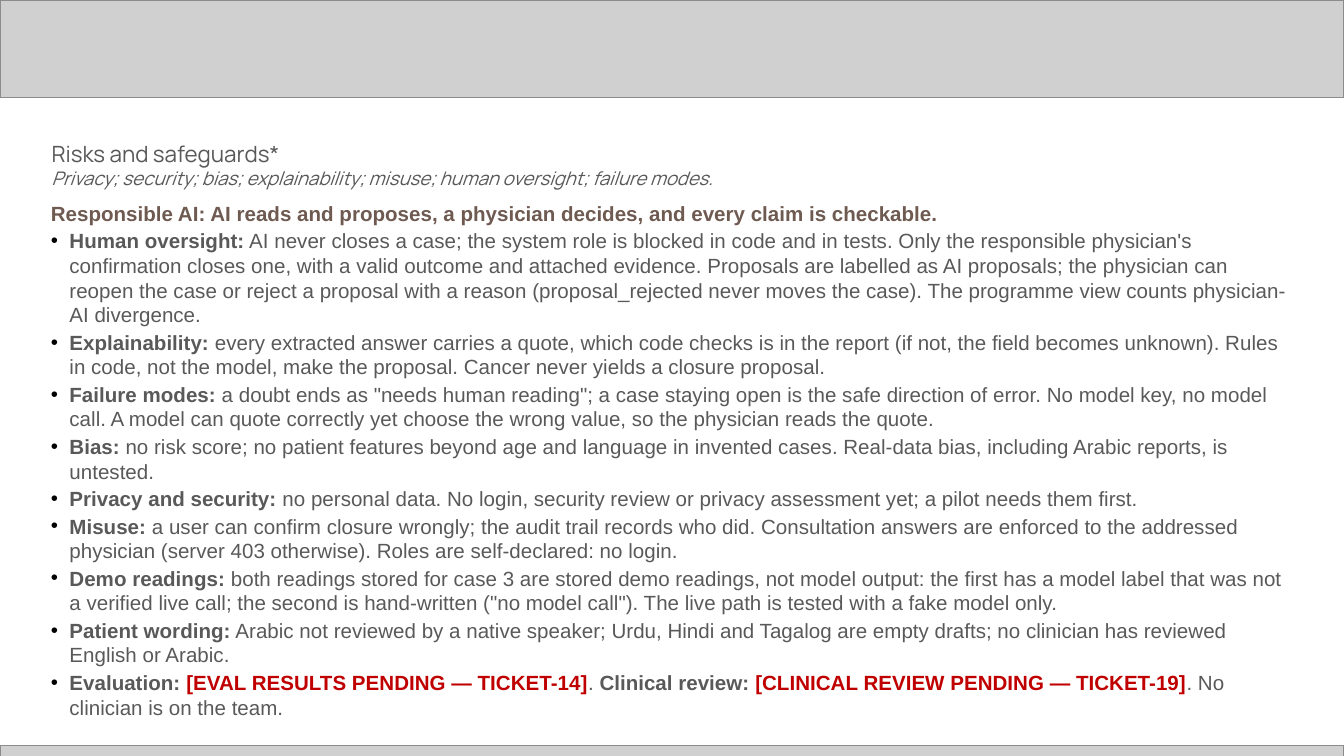
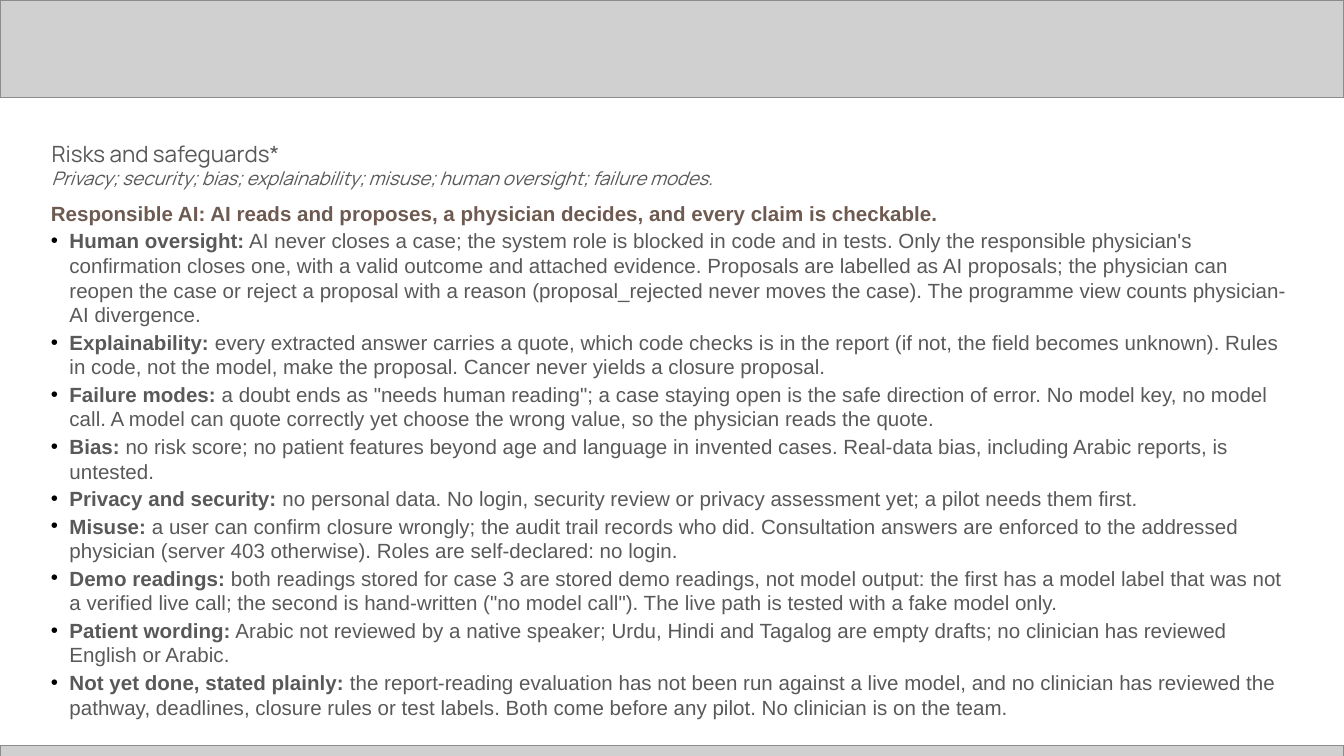
Before and after one commit to alfianhid/nexyra, a slide deck: slide 9 of docs/deck/Nexyra-C05-submission.pptx. Drawn at 1344x756 pixels with LibreOffice and Linux fonts; fonts in the diff are those of the drawing; grey boxes stand for pictures. Boxes give left, top, right and bottom in pixels: in the first picture for what was removed or moved away, otherwise in the second. Text is boxed around its words. In the diff, an @@ line names an element or a change of style, - is before the commit and + after.

```diff
--- a/docs/deck/Nexyra-C05-submission.pptx
+++ b/docs/deck/Nexyra-C05-submission.pptx
@@ text at (69,675,1275,719): text changed; text colour #C00000 to #595959; bold off @@
-• Evaluation: [EVAL RESULTS PENDING — TICKET-14]. Clinical review: [CLINICAL REVIEW PENDING — TICKET-19]. No clinician is on the team.
+• Not yet done, stated plainly: the report-reading evaluation has not been run against a live model, and no clinician has reviewed the pathway, deadlines, closure rules or test labels. Both come before any pilot. No clinician is on the team.
```
Also in this commit, not shown: 9 other slides changed, 18 other files.
